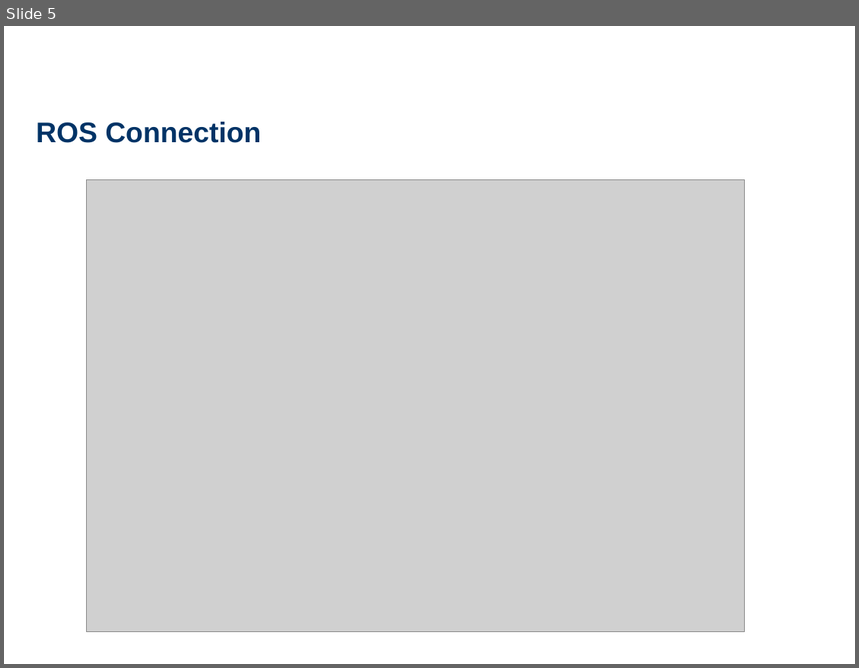
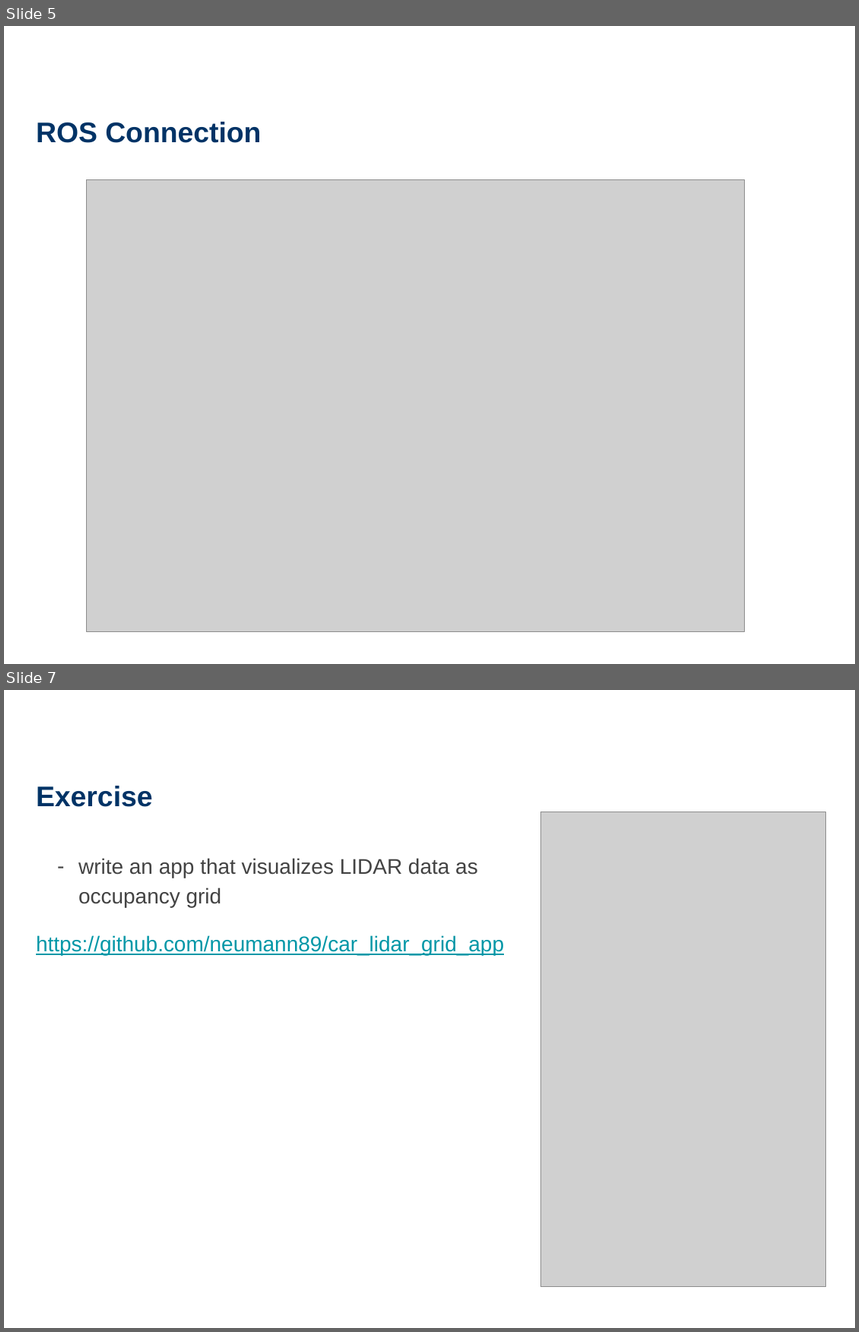
Before and after one commit to AutoModelCar/AutoModelCarWiki, a slide deck: Slides/Android App.pptx. Shown one above the other, each under a label of ours: slide 5 before the commit, slides 5 and 7 after it; the slides between them are not shown. The pictures are 859x668 and 859x1332 pixels, drawn with LibreOffice and Linux fonts; fonts in the diff are those of the drawing; grey boxes stand for pictures; background and template pictures are left out. Boxes give left, top, right and bottom in pixels: in the first picture for what was removed or moved away, otherwise in the second. Text is boxed around its words. In the diff, an @@ line names an element or a change of style, - is before the commit and + after.

```diff
--- a/Slides/Android App.pptx
+++ b/Slides/Android App.pptx
@@ slide 7 added at (x1=4, y1=690, x2=855, y2=1328), background #FFFFFF @@
@@ title added at (x1=36, y1=786, x2=153, y2=807), 24 pt, text #003366, bold @@
+Exercise
@@ picture added at (x1=541, y1=812, x2=826, y2=1287) @@
@@ text added at (x1=36, y1=858, x2=504, y2=955), 18 pt, text #434343 @@
+– write an app that visualizes LIDAR data as occupancy grid
+https://github.com/neumann89/car_lidar_grid_app
```
Also in this commit, not shown: 1 other slide added.
